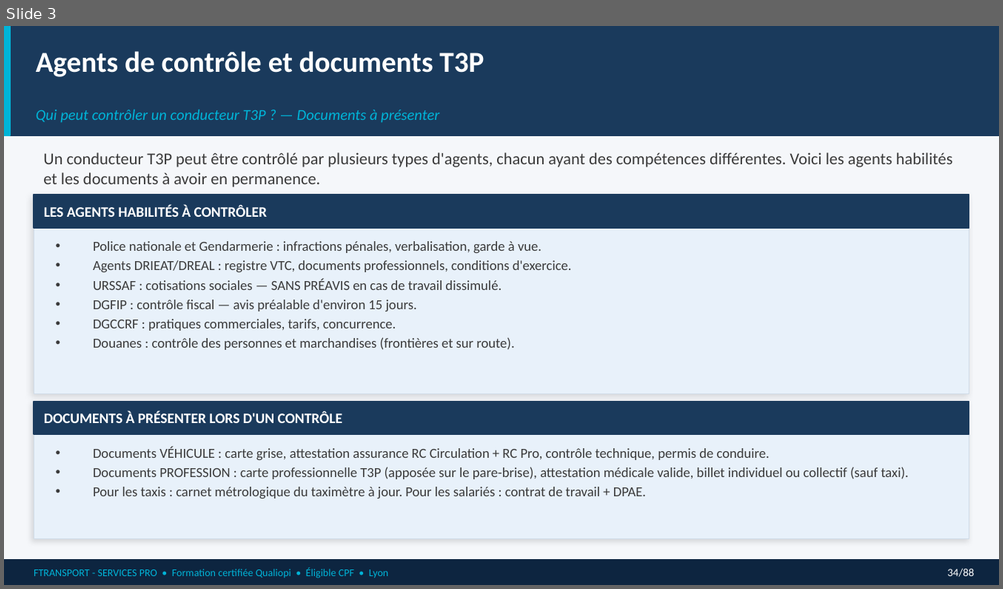
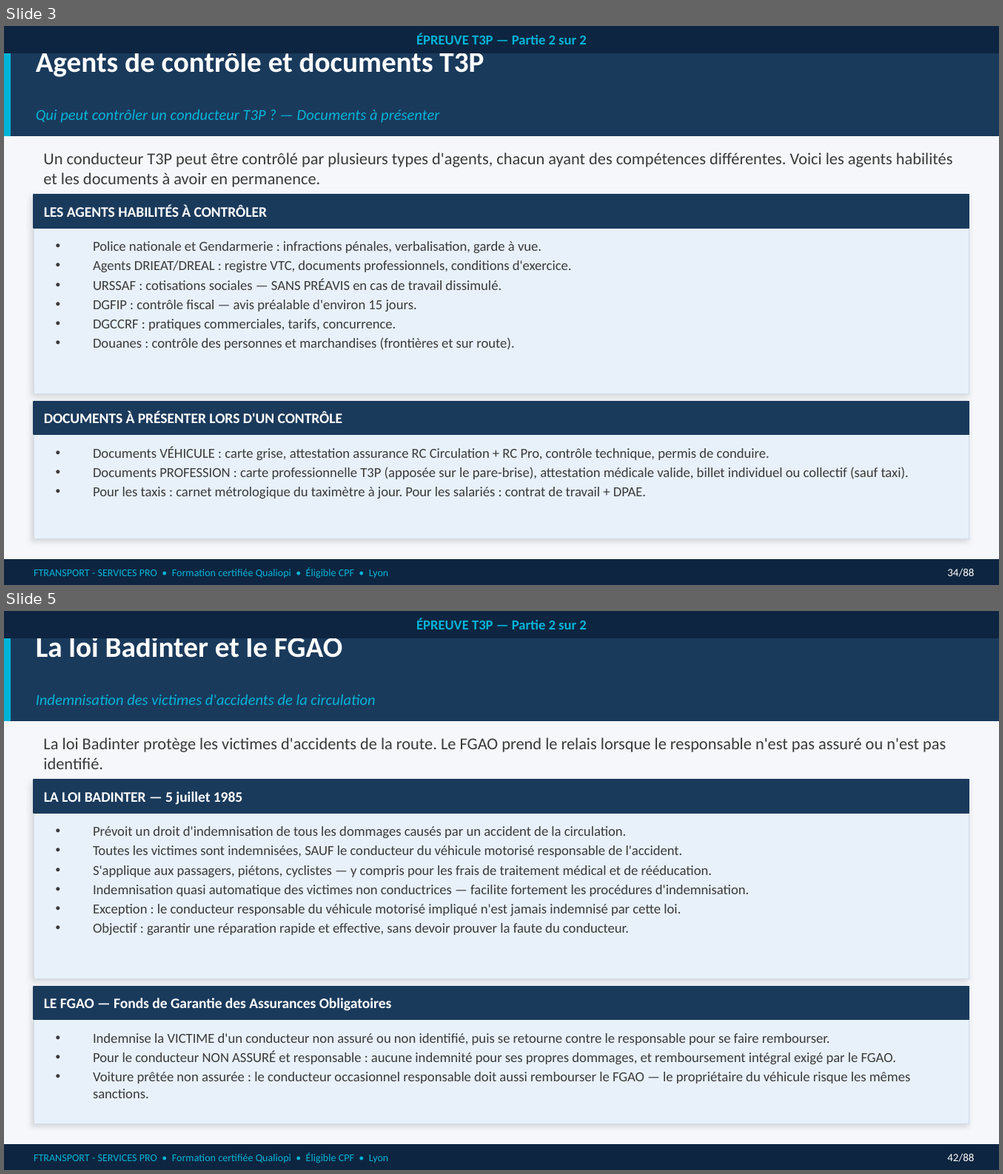
Before and after one commit to nanouf69/insight-learn-manage, a slide deck: public/cours/vtc/A_T3P_partie_2.pptx. Shown one above the other, each under a label of ours: slide 3 before the commit, slides 3 and 5 after it; the slides between them are not shown. The pictures are 1003x589 and 1003x1174 pixels, drawn with LibreOffice and Linux fonts; fonts in the diff are those of the drawing. Boxes give left, top, right and bottom in pixels: in the first picture for what was removed or moved away, otherwise in the second. Text is boxed around its words. In the diff, an @@ line names an element or a change of style, - is before the commit and + after.

```diff
--- a/public/cours/vtc/A_T3P_partie_2.pptx
+++ b/public/cours/vtc/A_T3P_partie_2.pptx
@@ slide 5 added at [4, 611, 999, 1170], background #F5F7FA @@
@@ rectangle added at [4, 611, 999, 721], fill #1A3A5C, outline #1A3A5C 1 pt @@
@@ rectangle added at [4, 611, 10, 721], fill #00B4D8, outline #00B4D8 1 pt @@
@@ rectangle added at [4, 611, 999, 639], fill #0D2540, 10 pt, text #00B4D8, bold @@
+ÉPREUVE T3P — Partie 2 sur 2
@@ text added at [36, 638, 342, 658], 21 pt, text #FFFFFF, bold @@
+La loi Badinter et le FGAO
@@ text added at [36, 695, 375, 705], 11 pt, text #00B4D8, italic @@
+Indemnisation des victimes d'accidents de la circulation
@@ text added at [43, 738, 945, 769], 12 pt, text #3A3A3A @@
+La loi Badinter protège les victimes d'accidents de la route. Le FGAO prend le relais lorsque le responsable n'est pas assuré ou n'est pas identifié.
@@ rectangle added at [34, 780, 969, 979], fill #E8F1FA, outline #D0DCE8 0.5 pt @@
@@ rectangle added at [34, 780, 969, 813], fill #1A3A5C, outline #1A3A5C 1 pt @@
@@ text added at [44, 792, 243, 805], 10.5 pt, text #FFFFFF, bold @@
+LA LOI BADINTER — 5 juillet 1985
@@ text added at [93, 826, 749, 935], 10 pt, text #3A3A3A @@
+• Prévoit un droit d'indemnisation de tous les dommages causés par un accident de la circulation.
+• Toutes les victimes sont indemnisées, SAUF le conducteur du véhicule motorisé responsable de l'accident.
+• S'applique aux passagers, piétons, cyclistes — y compris pour les frais de traitement médical et de rééducation.
+• Indemnisation quasi automatique des victimes non conductrices — facilite fortement les procédures d'indemnisation.
+• Exception : le conducteur responsable du véhicule motorisé impliqué n'est jamais indemnisé par cette loi.
+• Objectif : garantir une réparation rapide et effective, sans devoir prouver la faute du conducteur.
@@ rectangle added at [34, 987, 969, 1125], fill #E8F1FA, outline #D0DCE8 0.5 pt @@
@@ rectangle added at [34, 987, 969, 1019], fill #1A3A5C, outline #1A3A5C 1 pt @@
@@ text added at [44, 998, 392, 1011], 10.5 pt, text #FFFFFF, bold @@
+LE FGAO — Fonds de Garantie des Assurances Obligatoires
@@ text added at [93, 1034, 910, 1099], 10 pt, text #3A3A3A @@
+• Indemnise la VICTIME d'un conducteur non assuré ou non identifié, puis se retourne contre le responsable pour se faire rembourser.
+• Pour le conducteur NON ASSURÉ et responsable : aucune indemnité pour ses propres dommages, et remboursement intégral exigé par le FGAO.
+• Voiture prêtée non assurée : le conducteur occasionnel responsable doit aussi rembourser le FGAO — le propriétaire du véhicule risque les mêmes sanctions.
@@ rectangle added at [4, 1145, 999, 1170], fill #0D2540, outline #0D2540 1 pt @@
@@ text added at [34, 1153, 388, 1164], 7.5 pt, text #00B4D8 @@
+FTRANSPORT - SERVICES PRO • Formation certifiée Qualiopi • Éligible CPF • Lyon
@@ text added at [947, 1153, 973, 1162], 8 pt, text #FFFFFF @@
+42/88
@@ slide 3 changed as well @@
@@ rectangle added at [4, 26, 999, 54], fill #0D2540, 10 pt, text #00B4D8, bold @@
+ÉPREUVE T3P — Partie 2 sur 2
```
Also in this commit, not shown: 38 other slides changed, 3 other slides added.
